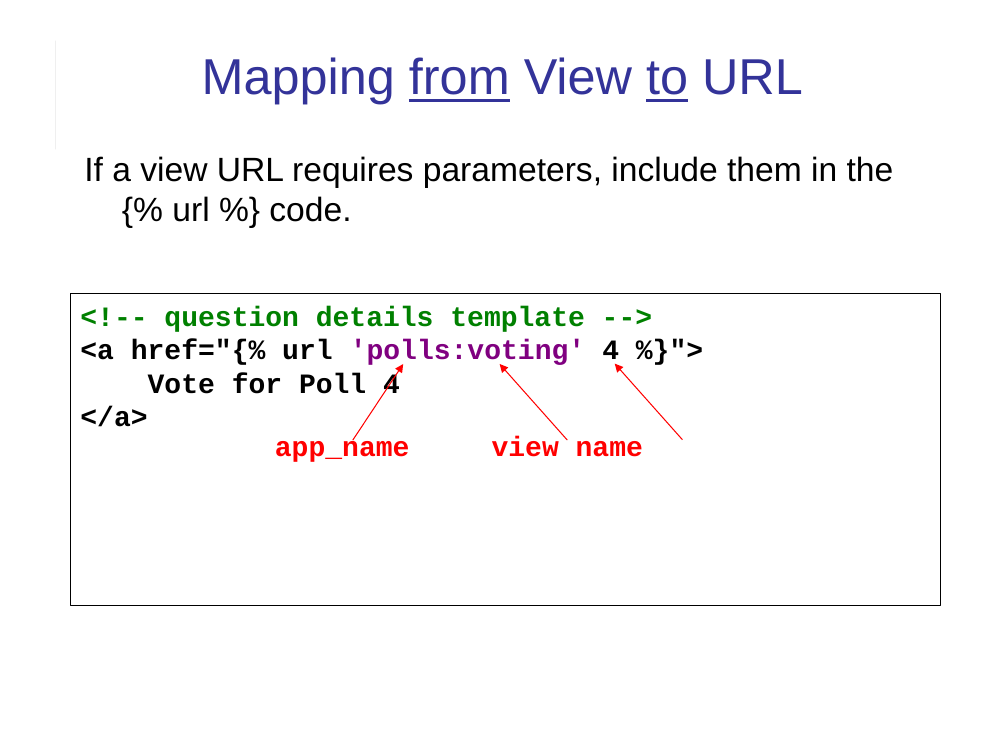
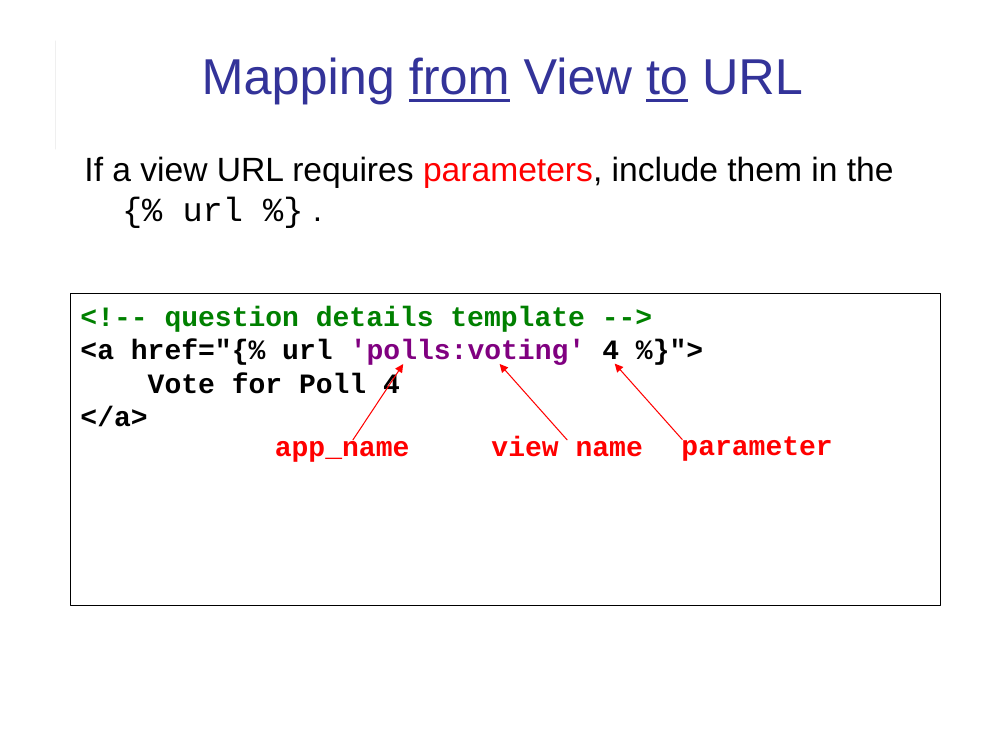
Before and after one commit to cpske/ISP, a slide deck: slide 16 of django/Django-review-1.pptx. Drawn at 1008x756 pixels with LibreOffice and Linux fonts; fonts in the diff are those of the drawing. Boxes give left, top, right and bottom in pixels: in the first picture for what was removed or moved away, otherwise in the second. Text is boxed around its words. In the diff, an @@ line names an element or a change of style, - is before the commit and + after.

```diff
--- a/django/Django-review-1.pptx
+++ b/django/Django-review-1.pptx
@@ text at (84, 156, 894, 222): text changed @@
-If a view URL requires parameters, include them in the {% url %} code.
+If a view URL requires parameters, include them in the {% url %} .
@@ free added at (656, 422, 858, 466), 20 pt, text #FF0000, bold @@
+parameter
```
Also in this commit, not shown: 14 other slides changed, 5 slides added, 2 slides removed, 2 other files.
